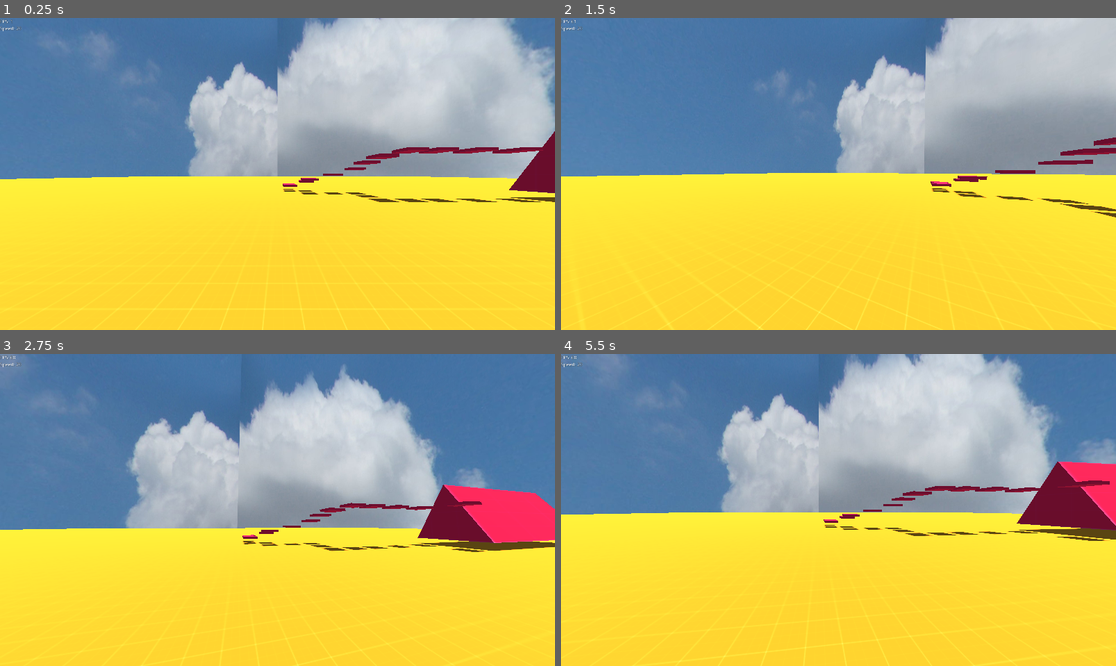
Above: before the commit, frames 1-4 (two rows, left to right).
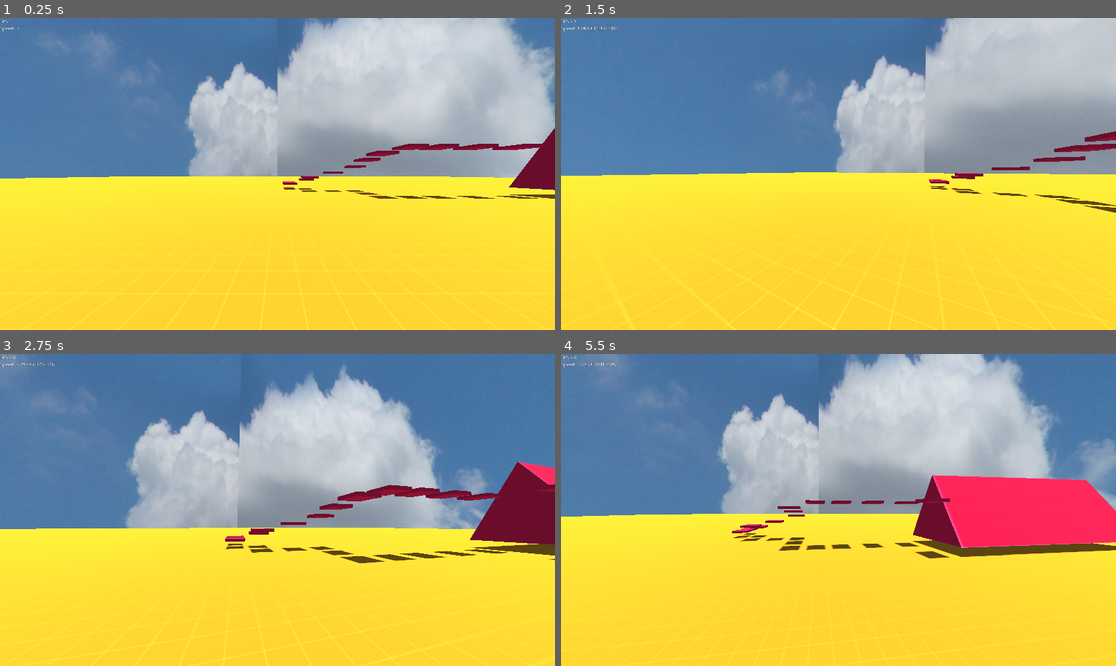
Above: after the commit, the same moments.

Repository: modcommunity/dot-fps-controller
Game: Godot game, scene res://scenes/testing/sandbox1.tscn
The game is run twice, just before and just after one commit, with the same random seed, the same clock (stepped at 60 frames per second) and the same inputs.
Inputs (mouse positions are in pixels of both pictures, inside the frame that each line leads up to):
- Up to frame 1 (0.25 s): no input
- Up to frame 2 (1.5 s): tap Enter at 0.5 s; move the mouse to (866, 174) at 0.52 s; hold Space (player_jump) 0.53-1.28 s; move the mouse to (810, 174) at 1.27 s; tap S (player_b) at 1.35 s
- Up to frame 3 (2.75 s): tap Space (player_jump) at 1.52, 1.55, 1.82, 2.3 s; move the mouse to (288, 503) at 2.02 s; hold W (player_f) from 2.03 s (still down)
- Up to frame 4 (5.5 s): move the mouse to (832, 516) at 2.77 s; release W (player_f) at 2.78 s; tap A (player_l) at 2.85 s; tap Space (player_jump) at 3.02, 3.05, 3.32, 3.77, 3.8, 4.07, 4.35, 4.52, 4.82, 5.3 s; move the mouse to (877, 513) at 3.52 s; hold D (player_r) 3.53-4.28 s; move the mouse to (794, 506) at 4.27 s; move the mouse to (844, 510) at 5.02 s; hold S (player_b) from 5.03 s (still down)

The runs differ from the first frame. In frame 1, 2.0% of the frame differs, in the area x 0-100%, y 2-100%; in frame 2, 1.7%; in frame 3, 6.9%; in frame 4, 10%.

Commit message:
More progress!

Diff:
--- a/scenes/player.tscn
+++ b/scenes/player.tscn
@@ -1,6 +1,7 @@
-[gd_scene load_steps=3 format=3 uid="uid://qsutnn61opbk"]
+[gd_scene load_steps=4 format=3 uid="uid://qsutnn61opbk"]
 
 [ext_resource type="Script" path="res://scripts/player.gd" id="1_qlsi1"]
+[ext_resource type="Script" path="res://scripts/player/settings.gd" id="2_nj66n"]
 
 [sub_resource type="CapsuleShape3D" id="CapsuleShape3D_sdjh8"]
 
@@ -16,3 +17,10 @@
 
 [node name="Camera" type="Camera3D" parent="Head"]
 fov = 90.0
+
+[node name="Settings" type="Node" parent="."]
+script = ExtResource("2_nj66n")
+
+[node name="JumpTimer" type="Timer" parent="."]
+wait_time = 0.3
+one_shot = true
--- a/scenes/testing/sandbox1.tscn
+++ b/scenes/testing/sandbox1.tscn
@@ -124,6 +124,10 @@
 [node name="Player" parent="." instance=ExtResource("4_1bymi")]
 transform = Transform3D(1, 0, 0, 0, 1, 0, 0, 0, 1, -1.32315, 1.31186, 18.6251)
 
+[node name="Settings" parent="Player" index="2"]
+verbose = 3
+can_auto_hop = true
+
 [node name="UI" type="Node2D" parent="."]
 
 [node name="Container" type="SubViewportContainer" parent="UI"]
@@ -148,3 +152,5 @@
 offset_right = 65.0
 offset_bottom = 47.0
 text = "Speed: 0"
+
+[editable path="Player"]
--- a/scripts/player.gd
+++ b/scripts/player.gd
@@ -1,32 +1,35 @@
 extends CharacterBody3D
 class_name Player
 
-var settings: Player_Settings
-var input: Player_Input
-var state: Player_State
+var input : Player_Input
+var state : Player_State
+var utils : Player_Utils
 
 @onready var head = $Head
 @onready var camera = $Head/Camera
 @onready var collision = $Collision
+@onready var jump_timer = $JumpTimer
 
-@export_category("State")
-@export var vel = Vector3.ZERO
-@export var snap = Vector3.DOWN
+@onready var settings = $Settings
 
-@export var is_noclip = false
-@export var is_crouching : bool
-@export var is_crouched : bool
-@export var is_sprinting : bool
-@export var can_jump : bool
-@export var was_on_floor = false
-@export var on_floor = false
-@export var should_jump = false
+# Local variables.
+var vel = Vector3.ZERO
+var snap = Vector3.DOWN
 
-@export var move_side : float
-@export var move_up : float
-@export var move_forward : float
-@export var look_y : float
-@export var look_x : float
+var is_noclip = false
+var is_crouching : bool
+var is_crouched : bool
+var is_sprinting : bool
+var can_jump : bool
+var was_on_floor = false
+var on_floor = false
+var should_jump = false
+
+var move_side : float
+var move_up : float
+var move_forward : float
+var look_y : float
+var look_x : float
 
 var speed = 0
 
@@ -34,8 +37,9 @@
 	# Get this script's base directory.
 	var base_dir = get_script().resource_path.get_base_dir()
 
-	# Load our settings class.
-	settings = load(base_dir + "/player/settings.gd").new()
+	# Load our utils class.
+	utils = load(base_dir + "/player/utils.gd").new()
+	utils.ply = self
 
 	# Load our input class + assign ply to self.
 	input = load(base_dir + "/player/input.gd").new()
@@ -75,11 +79,23 @@
 	move_and_slide_collide()
 	vel = velocity
 
+	if was_on_floor and not on_floor:
+		utils.debug_msg(2, "[PLY] Starting jump timer!")
+		jump_timer.start()
+
 	if (on_floor):
 		should_jump = true
+	else:
+		if jump_timer.is_stopped():
+			should_jump = false
 
 	# Handle states.
 	state._process(delta)
+
+func clear_jump_timer():
+	jump_timer.stop()
+	should_jump = false
+	on_floor = false
 
 func move_and_slide_collide() -> bool:
 	var collision := false
@@ -121,12 +137,11 @@
 
 	return get_process_delta_time()
 
-
 func _physics_process(delta):
 	# Handle states.
 	state._physics_process(delta)
 
-func VelocityCheck():
+func velocity_check():
 	if vel.length() > settings.max_velocity:
 		vel = settings.max_velocity
 	elif vel.length() < -settings.max_velocity:
--- a/scripts/player/settings.gd
+++ b/scripts/player/settings.gd
@@ -1,4 +1,4 @@
-extends Resource
+extends Node
 class_name Player_Settings
 
 @export_category("General Settings")
@@ -6,6 +6,7 @@
 @export var max_look_angle_down = -90
 @export var max_look_angle_up = 90
 @export var max_slope_angle = deg_to_rad(45)
+@export var verbose = 0
 
 @export_category("Feature Settings")
 @export var can_noclip = false
@@ -23,18 +24,19 @@
 @export var speed_up = 20
 @export var speed_back = 20
 
-@export var accelerate = 7
-@export var max_accelerate = 150
+@export var accelerate = 3
+@export var air_accelerate = 150
+@export var max_accelerate = 7
 @export var max_air_speed = 1
 @export var friction = 3
-@export var stop_speed = 50
+@export var stop_speed = 10
 @export var gravity = 60
 @export var max_velocity = 40000
 
-@export var jump_height = 4
+@export var jump_height = 1
 @export var step_size = 8
 
-@export var max_speed = 20
+@export var max_speed = 8
 @export var base_speed = 14
 @export var crouch_speed = 10
 @export var sprint_speed = 18
--- a/scripts/player/state.gd
+++ b/scripts/player/state.gd
@@ -1,9 +1,9 @@
 extends Resource
 class_name Player_State
 
-var ply: Player
+var ply : Player
 
-@export var initial_states = ["run"]
+var initial_states = ["run"]
 
 var states = {}
 var active = []
@@ -12,7 +12,7 @@
 	# Get base directory.
 	var base_dir = get_script().resource_path.get_base_dir()
 
-	# Load our states into directory.
+	# Load and initialize our available states.
 	init_state("run")
 	init_state("air")
 	init_state("crouch")
@@ -57,15 +57,15 @@
 		# Call deactivate.
 		states[name].deactivate(msg)
 
-func swap_state(old, new, oldMsg = {}, newMsg = {}):
+func swap_state(old, new, old_data = {}, new_data = {}):
 	if new not in states:
 		return
 
 	# Remove old state.
-	del_state(old, oldMsg)
+	del_state(old, old_data)
 
 	# Add new state.
-	add_state(new, newMsg)
+	add_state(new, new_data)
 
 func _physics_process(delta):
 	# Execute active states.
--- a/scripts/player/states/air.gd
+++ b/scripts/player/states/air.gd
@@ -3,13 +3,90 @@
 var ply: Player
 
 func activate(data = {}):
-	pass
+	ply.utils.debug_msg(1, "[STATE_AIR] Activated! Data => %s" % data)
+
+	ply.on_floor = false
+
+	if "do_jump" in data:
+		check_jump()
 
 func deactivate(data = {}):
 	pass
 
 func _physics_process(delta):
-	pass
+	ply.utils.debug_msg(4, "[STATE_AIR] Physics process!")
+
+	move(delta)
+
+	if ply.on_floor:
+		ply.state.swap_state("air", "run")
+	else:
+		if Input.is_action_just_pressed("player_jump"):
+			check_jump()
 
 func _process(delta):
 	pass
+
+func move(delta):
+	var forward = Vector3.FORWARD
+	var side = Vector3.LEFT
+
+	forward = forward.rotated(Vector3.UP, ply.camera.rotation.y)
+	side = side.rotated(Vector3.UP, ply.camera.rotation.y)
+
+	forward = forward.normalized()
+	side = side.normalized()
+
+	ply.vel.y -= ply.settings.gravity * delta
+
+	var f_move = ply.move_forward
+	var s_move = ply.move_side
+
+	ply.snap = Vector3.ZERO
+
+	var wish_vel = side * s_move + forward * f_move
+
+	wish_vel.y = 0
+
+	var wish_dir = wish_vel.normalized()
+	var wish_speed = wish_vel.length()
+
+	if wish_speed != 0.0 and wish_speed > ply.settings.max_speed:
+		wish_vel *= ply.settings.max_speed / wish_speed
+		wish_speed = ply.settings.max_speed
+
+	accelerate(wish_dir, wish_speed, ply.settings.air_accelerate, delta)
+
+	ply.velocity_check()
+
+func accelerate(wish_dir, wish_speed, accel, delta):
+	wish_speed = min(wish_speed, ply.settings.max_air_speed)
+
+	var cur_speed = ply.vel.dot(wish_dir)
+
+	var add_speed = wish_speed - cur_speed
+
+	if add_speed <= 0:
+		return
+
+	var accel_speed = accel * wish_speed * delta
+	accel_speed = min(accel_speed, add_speed)
+
+	for i in range(3):
+		ply.vel += accel_speed * wish_dir
+
+func check_jump():
+	ply.snap = Vector3.ZERO
+
+	if not ply.should_jump:
+		return
+
+	ply.clear_jump_timer()
+
+	var groundFactor = 1.0
+
+	var mul = sqrt(2 * ply.settings.gravity * ply.settings.jump_height)
+
+	var jump_vel = groundFactor * mul * max(0, ply.vel.y)
+
+	ply.vel.y = max(jump_vel, jump_vel + ply.vel.y)
--- a/scripts/player/states/run.gd
+++ b/scripts/player/states/run.gd
@@ -1,15 +1,15 @@
 extends Resource
 
-var ply: Player
+var ply : Player
 
 func activate(data = {}):
-	print("[STATE_RUN] Activated!")
+	ply.utils.debug_msg(1, "[STATE_RUN] Activated!")
 
 func deactivate(data = {}):
 	pass
 
 func _physics_process(delta):
-	print("[STATE_RUN] physics process!")
+	ply.utils.debug_msg(1, "[STATE_RUN] physics process!")
 
 	if ply.on_floor:
 		floor_move(delta)
@@ -17,14 +17,18 @@
 		# Swap to air state.
 		ply.state.swap_state("run", "air")
 
+		ply.utils.debug_msg(2, "[STATE_RUN] Swapping to air state since player isn't on floor!")
+
 	# Check for jump.
-	if Input.is_action_just_pressed("player_jump") && not ply.is_crouched && ply.should_jump:
+	if ((ply.settings.can_auto_hop and Input.is_action_pressed("player_jump")) or Input.is_action_just_pressed("player_jump")) and not ply.is_crouched and ply.should_jump:
 		check_jump()
 
 		ply.on_floor = false
 		ply.state.swap_state("run", "jump", {}, { do_jump = true })
 
-	ply.VelocityCheck()
+		ply.utils.debug_msg(2, "[STATE_RUN] Swapping to air state since player pressed jump button!")
+
+	ply.velocity_check()
 
 func floor_move(delta):
 	var forward = Vector3.FORWARD
@@ -39,7 +43,7 @@
 	var f_move = ply.move_forward
 	var s_move = ply.move_side
 
-	var wish_vel = forward * f_move * side * s_move
+	var wish_vel = side * s_move + forward * f_move
 
 	friction(delta)
 
@@ -71,7 +75,7 @@
 	var new_speed = speed - drop
 
 	if new_speed < 0:
-		return
+		new_speed = 0
 
 	if new_speed != speed:
 		new_speed /= speed
@@ -97,6 +101,8 @@
 	if not ply.should_jump or ply.velocity.y > 15:
 		return
 
+	ply.clear_jump_timer()
+
 	var groundFactor = 1.0
 
 	var mul : float
--- /dev/null
+++ b/scripts/player/utils.gd
@@ -0,0 +1,12 @@
+extends Resource
+class_name Player_Utils
+
+var ply : Player
+
+func debug_msg(lvl, msg):
+	if ply.settings.verbose < lvl:
+		return
+
+	var msg_formatted = "[%s] %s" % [lvl, msg]
+
+	print(msg_formatted)
--- a/scripts/test.gd
+++ b/scripts/test.gd
@@ -16,4 +16,6 @@
 		fps_label.text = "FPS: %s" % fps
 
 	if speed_label and ply:
-		speed_label.text = "Speed: %s" % ply.speed
+		var cur_speed = ply.vel.length() if ply.vel else 0
+
+		speed_label.text = "Speed: %s" % cur_speed
